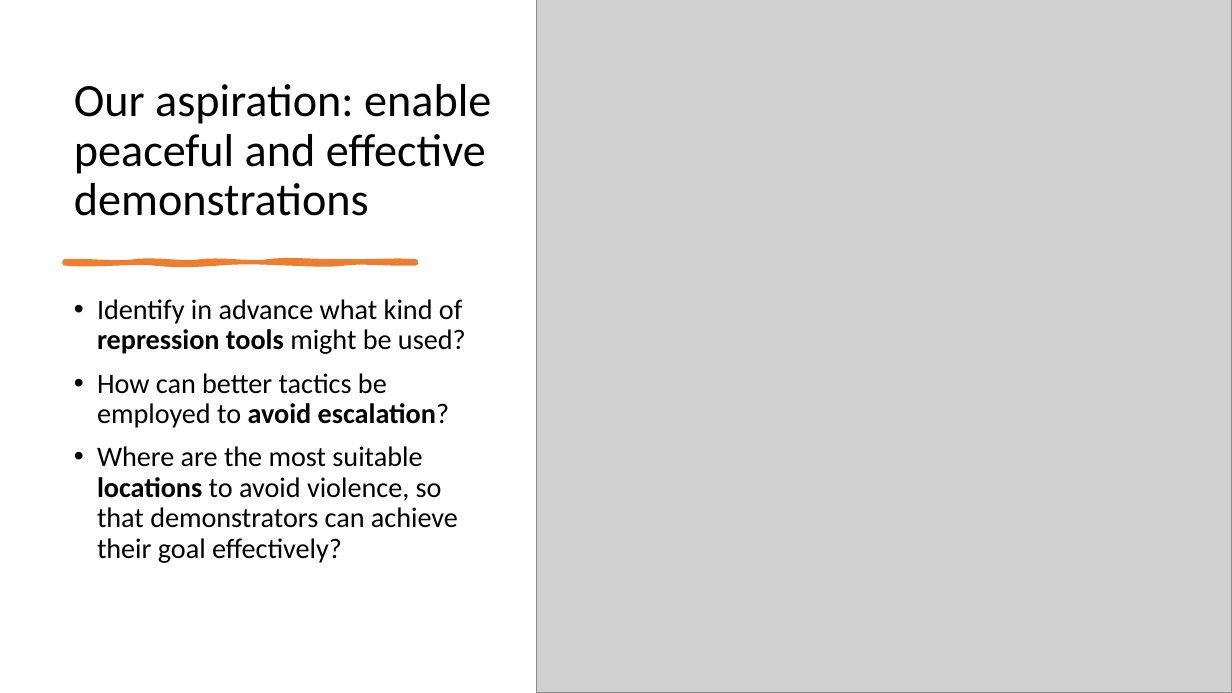
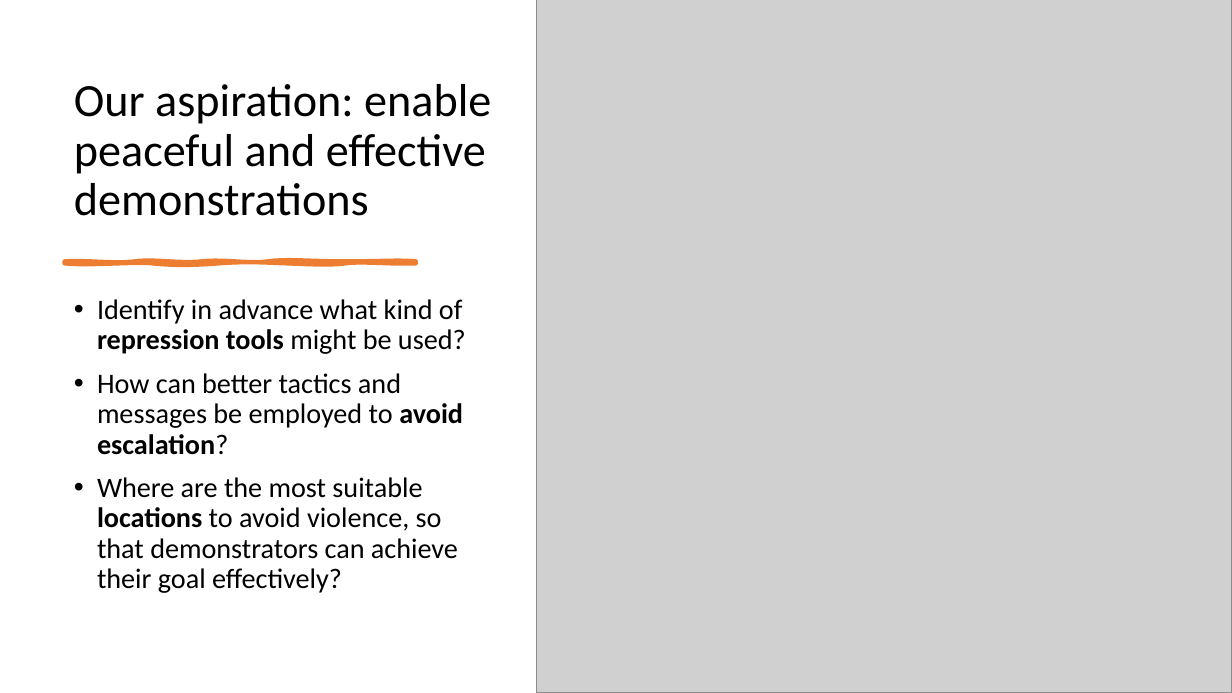
Before and after one commit to NoahDarwich/portest, a slide deck: slide 5 of Draft Pro-Test Demo Day Presentation.pptx. Drawn at 1232x693 pixels with LibreOffice and Linux fonts; fonts in the diff are those of the drawing; grey boxes stand for pictures. Boxes give left, top, right and bottom in pixels: in the first picture for what was removed or moved away, otherwise in the second. Text is boxed around its words. In the diff, an @@ line names an element or a change of style, - is before the commit and + after.

```diff
--- a/Draft Pro-Test Demo Day Presentation.pptx
+++ b/Draft Pro-Test Demo Day Presentation.pptx
@@ text at (x1=97, y1=373, x2=463, y2=455): text changed @@
-• How can better tactics be employed to avoid escalation?
+• How can better tactics and messages be employed to avoid escalation?
```
Also in this commit, not shown: 2 other slides changed.
